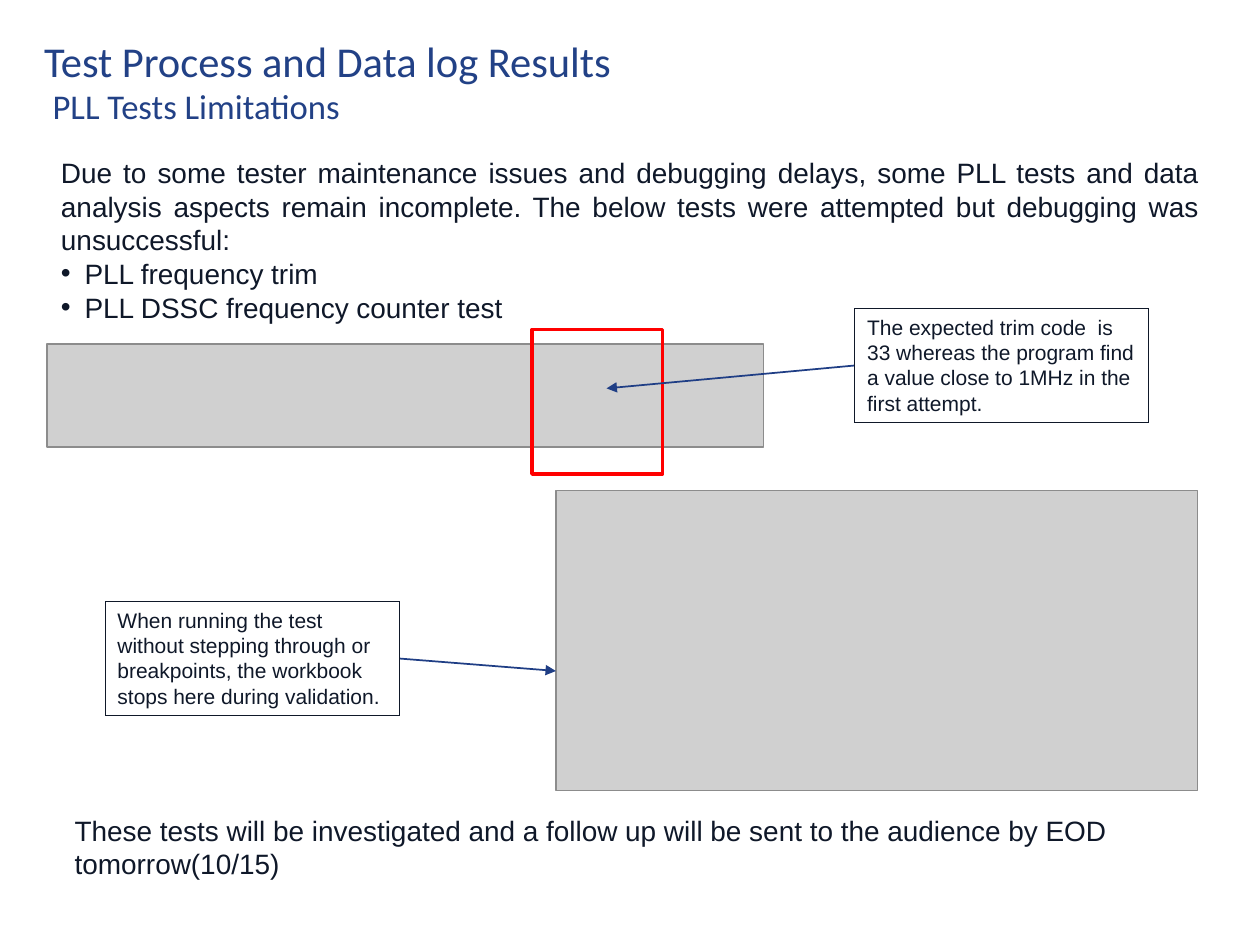
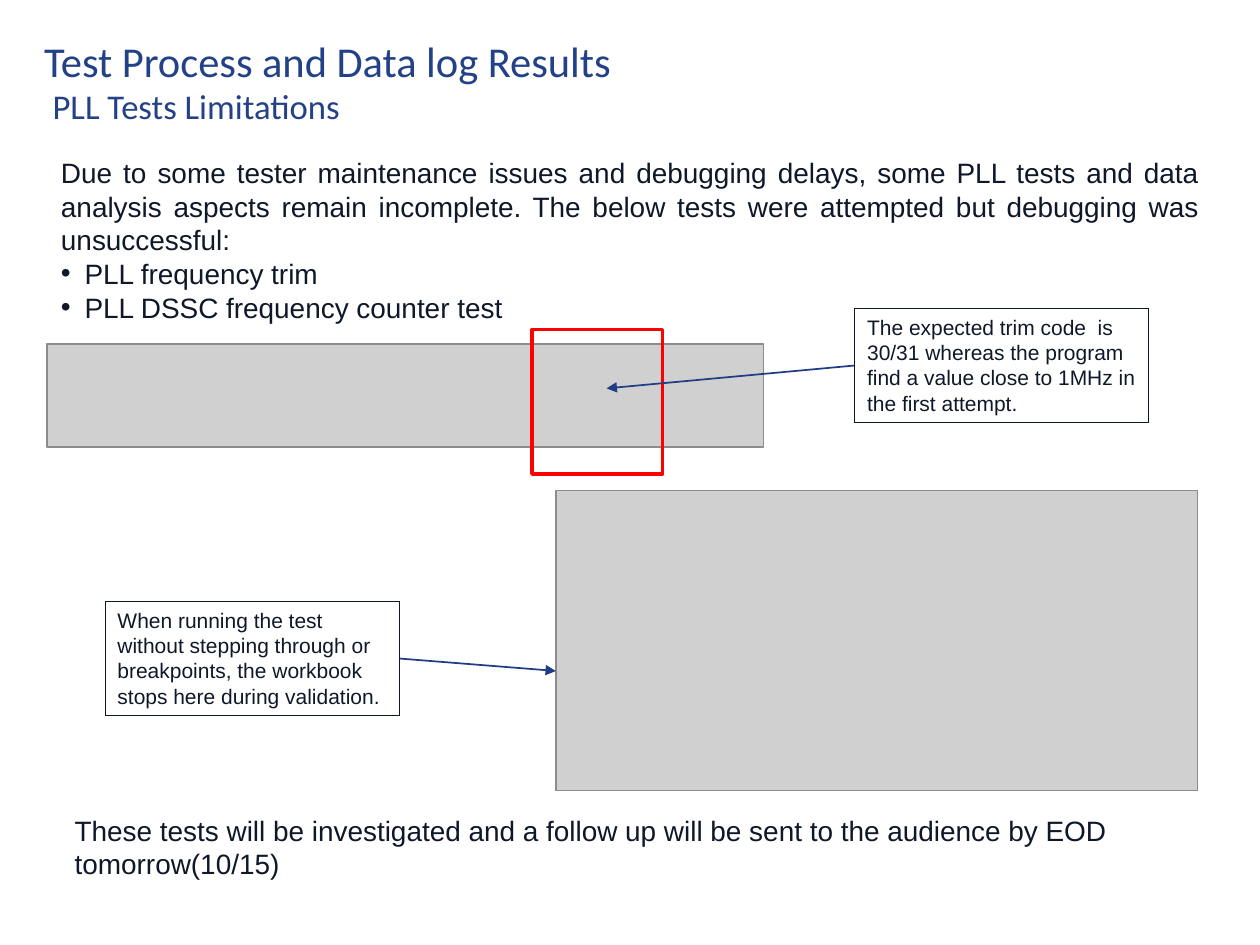
Before and after one commit to rahmanantara/Project-2, a slide deck: slide 20 of Rahman_project2_Presentation_v1.pptx. Drawn at 1260x945 pixels with LibreOffice and Linux fonts; fonts in the diff are those of the drawing; grey boxes stand for pictures; background and template pictures are left out. Boxes give left, top, right and bottom in pixels: in the first picture for what was removed or moved away, otherwise in the second. Text is boxed around its words. In the diff, an @@ line names an element or a change of style, - is before the commit and + after.

Commit message:
issues resolved, all tests should be working now

```diff
--- a/Rahman_project2_Presentation_v1.pptx
+++ b/Rahman_project2_Presentation_v1.pptx
@@ text in rectangle at (x1=867, y1=319, x2=1135, y2=415): text changed @@
-The expected trim code is 33 whereas the program find a value close to 1MHz in the first attempt.
+The expected trim code is 30/31 whereas the program find a value close to 1MHz in the first attempt.
```
Also in this commit, not shown: 5 slides added, 10 other files.
